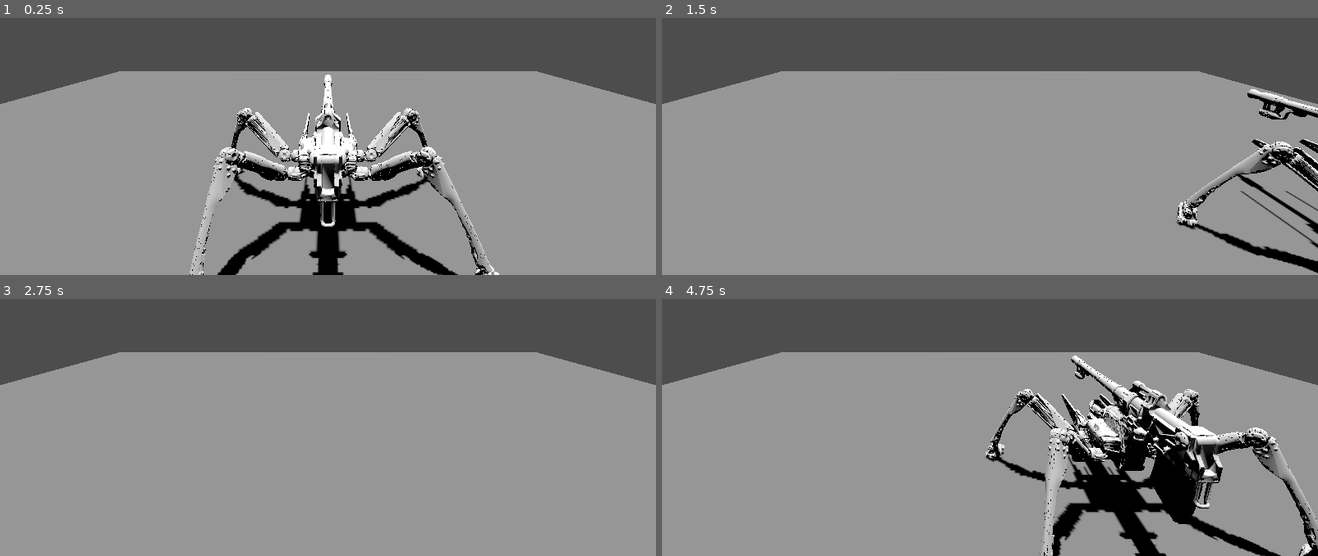
Above: before the commit, frames 1-4 (two rows, left to right).
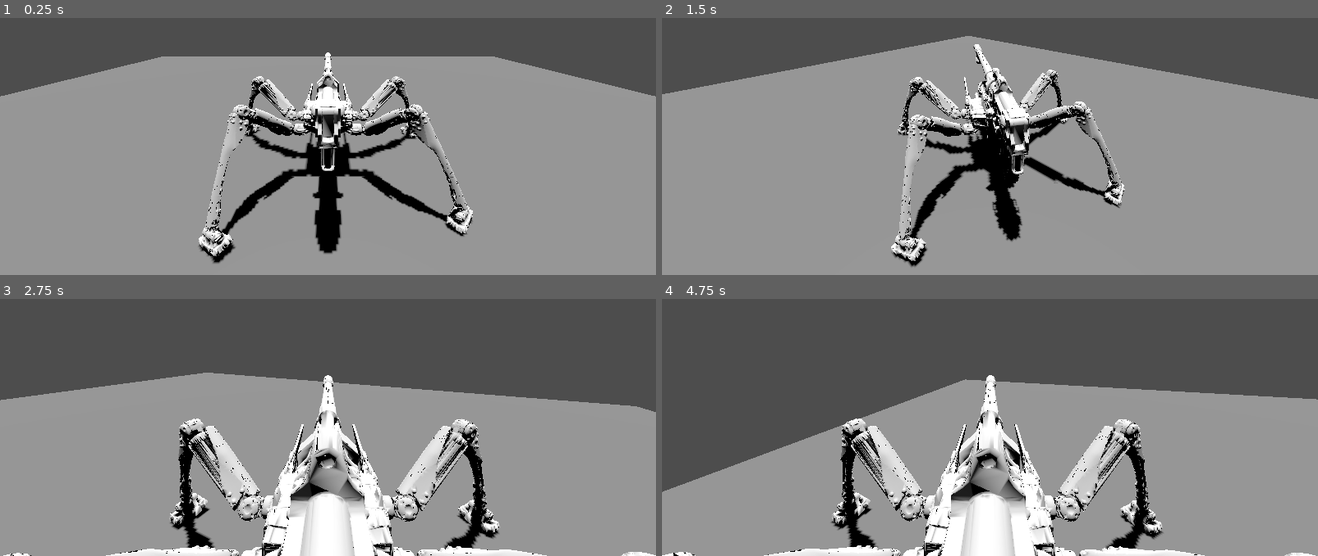
Above: after the commit, the same moments.

Repository: Nihtster/Brisingamen-Alter
Game: Godot game, scene res://main.tscn
The game is run twice, just before and just after one commit, with the same random seed, the same clock (stepped at 60 frames per second) and the same inputs.
Inputs (mouse positions are in pixels of both pictures, inside the frame that each line leads up to):
- Up to frame 1 (0.25 s): no input
- Up to frame 2 (1.5 s): tap Enter at 0.5 s; move the mouse to (1134, 71) at 0.52 s; hold D (move_right) 0.53-1.28 s; move the mouse to (858, 110) at 1.27 s; hold S (move_back) from 1.28 s (still down)
- Up to frame 3 (2.75 s): move the mouse to (outside the picture) at 2.02 s; release S (move_back) at 2.03 s; hold D (move_right) from 2.03 s (still down)
- Up to frame 4 (4.75 s): move the mouse to (957, 445) at 2.77 s; release D (move_right) at 2.78 s; hold W (move_forward) 2.78-3.53 s; move the mouse to (1186, 427) at 3.52 s; hold A (move_left) from 3.53 s (still down); tap Escape (ui_cancel) at 4.15 s; move the mouse to (793, 316) at 4.27 s

The runs differ from the first frame. In frame 1, 18% of the frame differs, in the area x 0-100%, y 13-100%; in frame 2, 16%; in frame 3, 27%; in frame 4, 45%, in the area x 0-100%, y 20-100%.

Commit message:
temp(camera): working | temp save of current camera system development

Diff:
--- a/main.tscn
+++ b/main.tscn
@@ -24,9 +24,3 @@
 shadow_enabled = true
 
 [node name="Player" parent="." unique_id=2053431813 instance=ExtResource("1_ig7tw")]
-
-[node name="CameraPivot" type="Marker3D" parent="." unique_id=1572459685]
-
-[node name="Camera3D" type="Camera3D" parent="CameraPivot" unique_id=1950128844]
-transform = Transform3D(1, 0, 0, 0, 0.9659259, 0.25881907, 0, -0.25881907, 0.9659258, 0, 8, 11)
-fov = 65.0
--- /dev/null
+++ b/player/camera_rig.gd
@@ -0,0 +1,25 @@
+extends SpringArm3D
+
+@export var mouse_sensitivity: float = 0.01
+@export var cam_pitch_min: float = deg_to_rad(10.0)
+@export var cam_pitch_max: float = deg_to_rad(20.0)
+
+
+func _ready() -> void:
+	Input.mouse_mode = Input.MOUSE_MODE_CAPTURED
+
+func _unhandled_input(event: InputEvent) -> void:
+	if event is InputEventMouseMotion:
+		rotation.y -= event.relative.x * mouse_sensitivity
+		rotation.x -= event.relative.y * mouse_sensitivity
+		rotation.x = clamp(rotation.x, cam_pitch_min, cam_pitch_max)
+
+	if OS.is_debug_build() and event.is_action_pressed("ui_cancel"):
+		if Input.mouse_mode == Input.MOUSE_MODE_CAPTURED:
+			Input.mouse_mode = Input.MOUSE_MODE_VISIBLE
+		else:
+			Input.mouse_mode = Input.MOUSE_MODE_CAPTURED
+
+
+func get_look_direction() -> Vector3:
+	return -global_basis.z
--- a/player/player.gd
+++ b/player/player.gd
@@ -1,9 +1,10 @@
 extends CharacterBody3D
 @export var player_speed: float = 17.0 # m/s (~60 km/h)
-@export var player_turn_speed: float = 15.0 # m/s
+@export var player_turn_speed: float = 10.0 # m/s
 @export var fall_acceleration: float = ProjectSettings.get_setting(
 									"physics/3d/default_gravity") # 9.81 m/s
 @onready var pivot := $Pivot
+@onready var camera_rig := $SpringArm3D
 var target_velocity: Vector3 = Vector3.ZERO
 
 # Input handler
@@ -12,12 +13,14 @@
 	var input_dir: Vector2 = Input.get_vector("move_left", "move_right",
 									"move_forward", "move_back")
 	var direction: Vector3 = Vector3(input_dir.x, 0, input_dir.y)
-	return direction
+	var yaw_basis: Basis = Basis(Vector3.UP, camera_rig.rotation.y)
+	return yaw_basis * direction
 
 # Rotation handler
 func _apply_rotation(look_target: Vector3, delta: float) -> void:
-	if look_target != Vector3.ZERO:
-		pivot.basis = pivot.basis.slerp(Basis.looking_at(look_target),
+	var flat_target: Vector3 = Vector3(look_target.x, 0, look_target.z)
+	if flat_target != Vector3.ZERO:
+		pivot.basis = pivot.basis.slerp(Basis.looking_at(flat_target),
 											player_turn_speed * delta)
 
 # Movement application
@@ -39,6 +42,6 @@
 # movement orchestration
 func _physics_process(delta: float) -> void:
 	var direction: Vector3 = _get_movement_input()
-	var look_target: Vector3 = direction
+	var look_target: Vector3 = camera_rig.get_look_direction()
 	_apply_rotation(look_target, delta)
 	_apply_movement(direction, delta)
--- a/player/player.tscn
+++ b/player/player.tscn
@@ -2,6 +2,7 @@
 
 [ext_resource type="PackedScene" uid="uid://dbkj4ud5a5ph6" path="res://assets/models/juggernaut_static.glb" id="1_oul6g"]
 [ext_resource type="Script" uid="uid://bqxx5khsk2ryq" path="res://player/player.gd" id="1_rkbax"]
+[ext_resource type="Script" uid="uid://ctxu060pwakdc" path="res://player/camera_rig.gd" id="3_g1dw6"]
 
 [sub_resource type="BoxShape3D" id="BoxShape3D_hnfto"]
 size = Vector3(10.985718, 6, 11.458282)
@@ -11,9 +12,20 @@
 
 [node name="Pivot" type="Node3D" parent="." unique_id=481656068]
 
-[node name="juggernaut_static" parent="." unique_id=1007613726 instance=ExtResource("1_oul6g")]
+[node name="juggernaut_static" parent="Pivot" unique_id=1007613726 instance=ExtResource("1_oul6g")]
 transform = Transform3D(-1, 0, 8.742278e-08, 0, 1, 0, -8.742278e-08, 0, -1, 0, 1.7839303, 0)
 
 [node name="CollisionShape3D" type="CollisionShape3D" parent="." unique_id=6319946]
 transform = Transform3D(1, 0, 0, 0, 1, 0, 0, 0, 1, 0, 3, 0)
 shape = SubResource("BoxShape3D_hnfto")
+
+[node name="SpringArm3D" type="SpringArm3D" parent="." unique_id=492362670]
+transform = Transform3D(1, 0, 0, 0, 1, 0, 0, 0, 1, 0, 7, 0)
+spring_length = 10.0
+script = ExtResource("3_g1dw6")
+cam_pitch_min = -0.1
+cam_pitch_max = 0.2
+
+[node name="Camera3D" type="Camera3D" parent="SpringArm3D" unique_id=494809206]
+transform = Transform3D(1, 0, 0, 0, 0.9453906, 0.3259396, 0, -0.32593957, 0.94539064, 0, 3.8965268, 0)
+fov = 80.0
--- a/project.godot
+++ b/project.godot
@@ -59,3 +59,4 @@
 [physics]
 
 3d/physics_engine="Jolt Physics"
+common/physics_interpolation=true
Not shown, added: player/camera_rig.gd.uid
